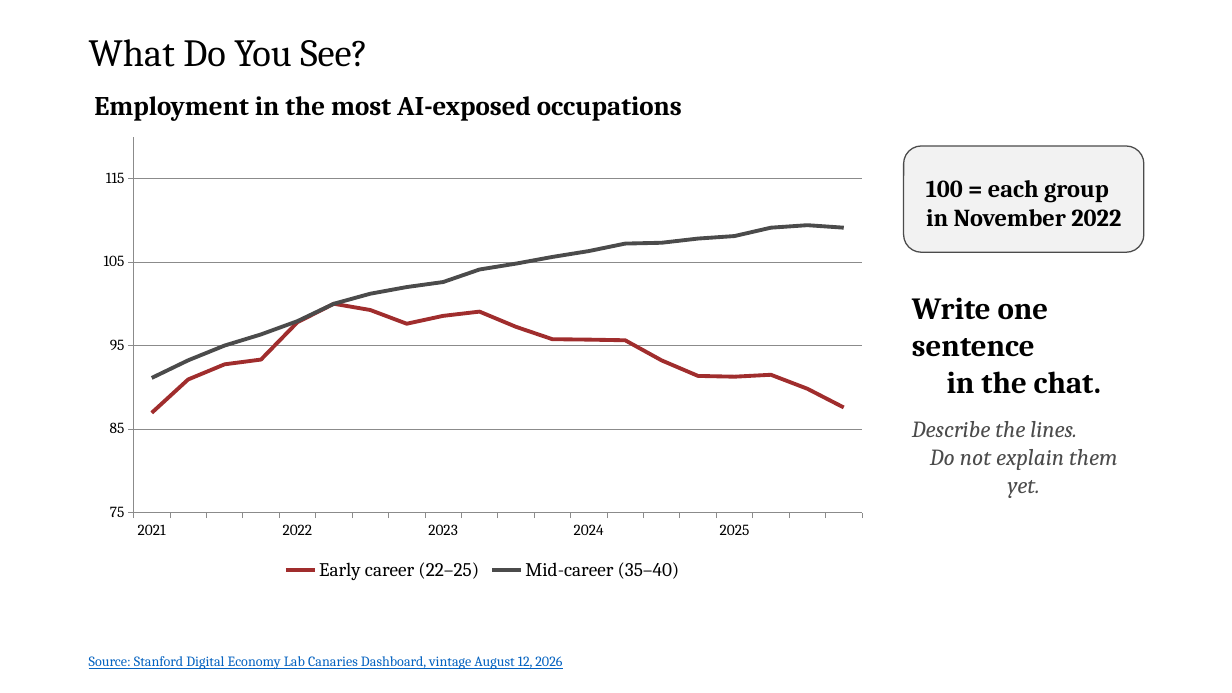
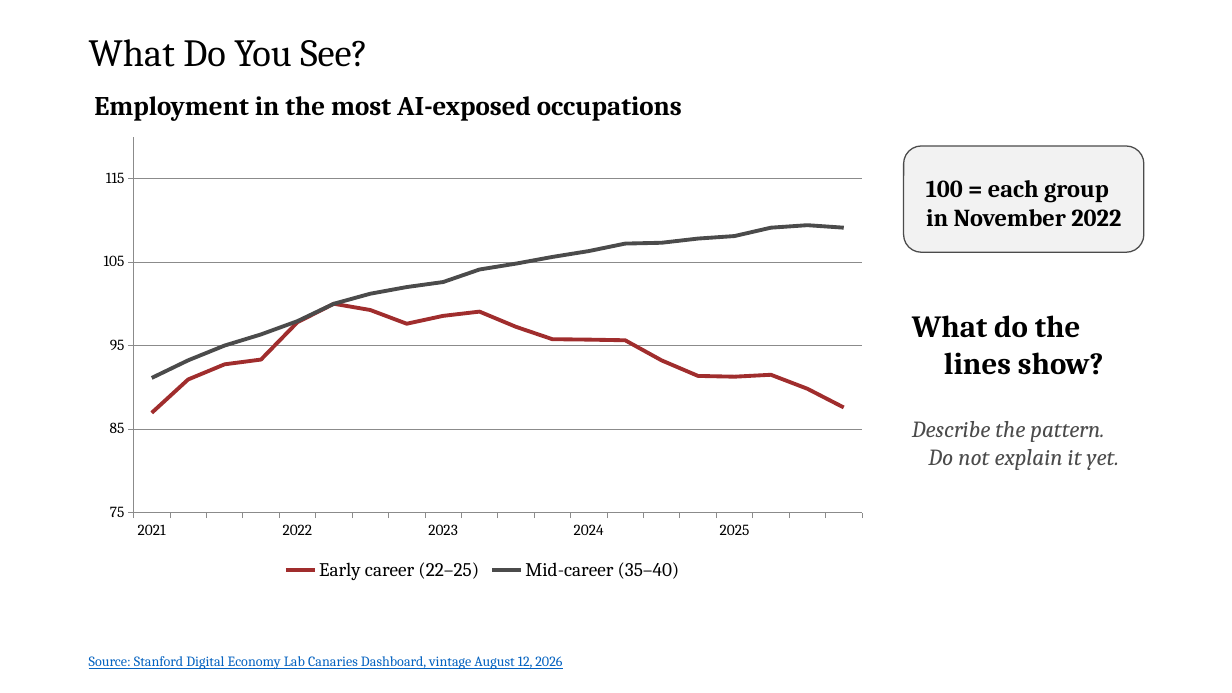
Before and after one commit to zjelveh/zjelveh.github.io, a slide deck: slide 15 of files/ccjs418e_fall2026/lecture_1.pptx (slide 16 before the commit). Drawn at 1232x693 pixels with LibreOffice and Linux fonts; fonts in the diff are those of the drawing. Boxes give left, top, right and bottom in pixels: in the first picture for what was removed or moved away, otherwise in the second. Text is boxed around its words. In the diff, an @@ line names an element or a change of style, - is before the commit and + after.

```diff
--- a/files/ccjs418e_fall2026/lecture_1.pptx
+++ b/files/ccjs418e_fall2026/lecture_1.pptx
@@ text at bbox=[912, 315, 1104, 375]: text changed @@
-Write one sentence
-in the chat.
+What do the
+lines show?
@@ text at bbox=[912, 421, 1119, 470]: text changed @@
-Describe the lines.
-Do not explain them yet.
+Describe the pattern.
+Do not explain it yet.
```
Also in this commit, not shown: 14 other slides changed, 2 slides removed.
